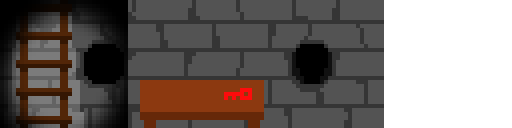
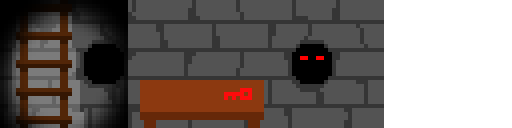
Before/after of a w=512, h=128 layered artwork. What changed in the layer stack:
removed layer ">hole2_blink" over [292, 52, 332, 84]
painted on ">hole2_eyes" over [292, 52, 332, 84]
